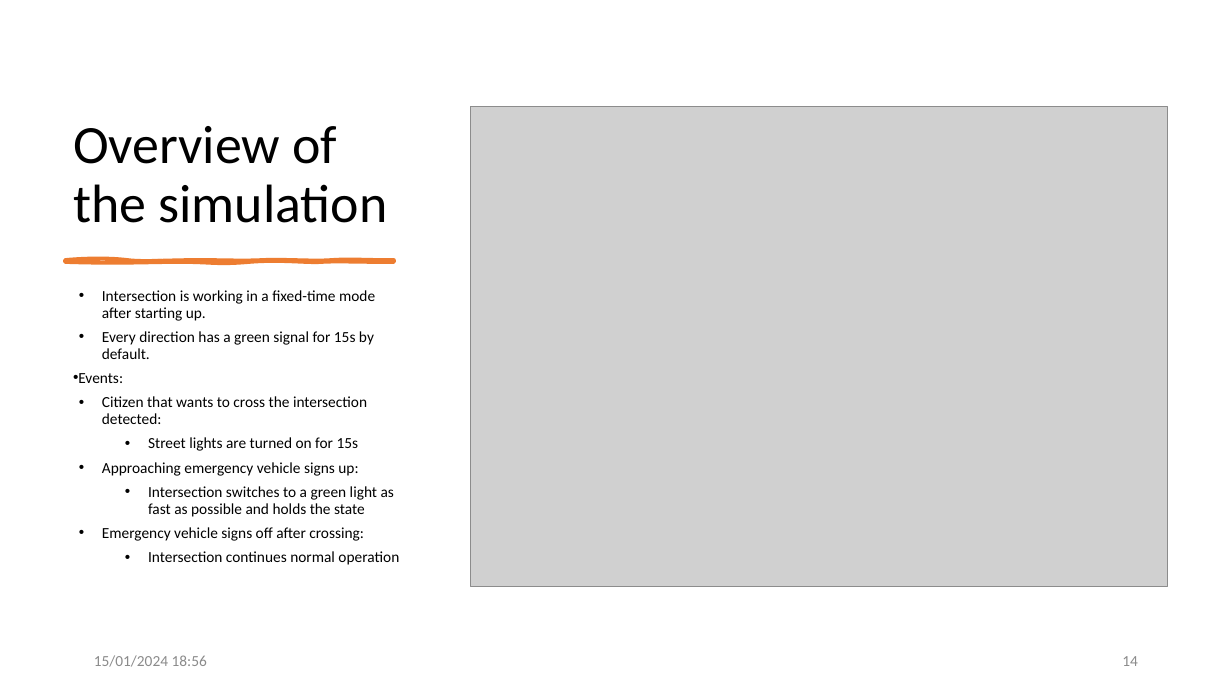
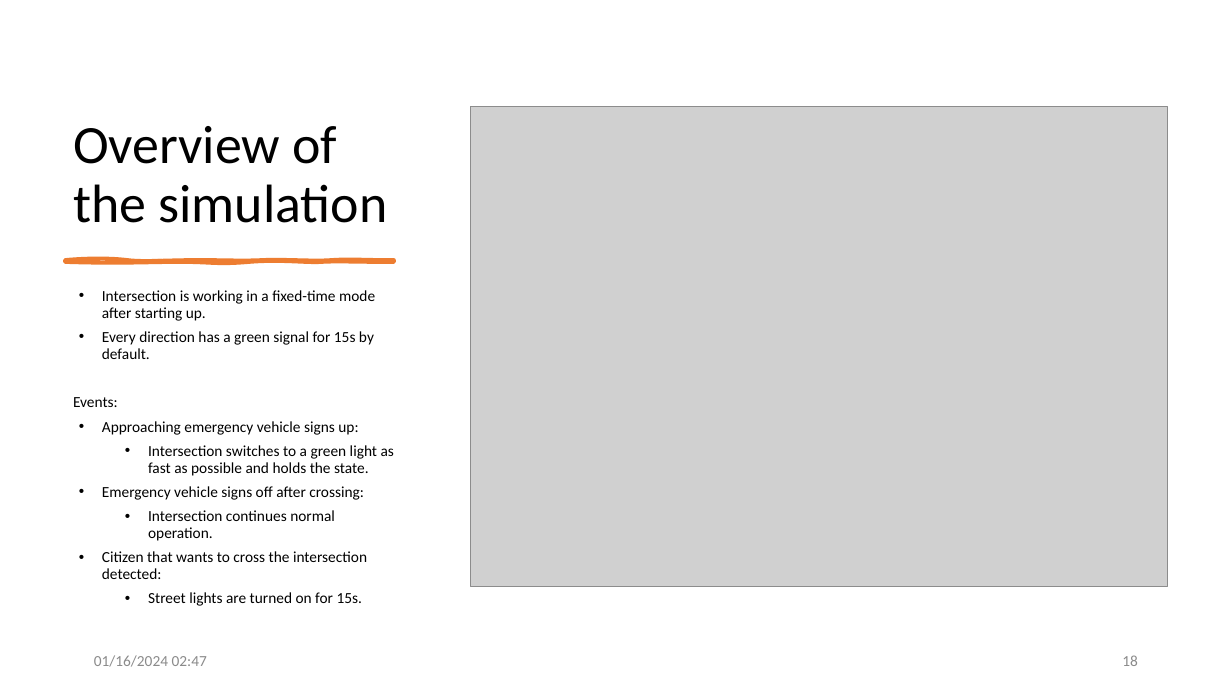
Before and after one commit to allerter/ESE-Smart-City, a slide deck: slide 18 of Requirements/Presentations/Presentation_Merge.pptx (slide 14 before the commit). Drawn at 1232x693 pixels with LibreOffice and Linux fonts; fonts in the diff are those of the drawing; grey boxes stand for pictures. Boxes give left, top, right and bottom in pixels: in the first picture for what was removed or moved away, otherwise in the second. Text is boxed around its words. In the diff, an @@ line names an element or a change of style, - is before the commit and + after.

```diff
--- a/Requirements/Presentations/Presentation_Merge.pptx
+++ b/Requirements/Presentations/Presentation_Merge.pptx
@@ text at <box>73,397,118,407</box>: bullet • to none @@
@@ text at <box>102,421,394,541</box>: paragraphs added @@
+• Approaching emergency vehicle signs up:
+  • Intersection switches to a green light as fast as possible and holds the state.
+• Emergency vehicle signs off after crossing:
+  • Intersection continues normal operation.
@@ text at <box>148,592,362,606</box>: text changed @@
-  • Street lights are turned on for 15s
-• Approaching emergency vehicle signs up:
-  • Intersection switches to a green light as fast as possible and holds the state
-• Emergency vehicle signs off after crossing:
-  • Intersection continues normal operation
+  • Street lights are turned on for 15s.
@@ text at <box>94,655,207,667</box>: text changed @@
-15/01/2024 18:56
+01/16/2024 02:47
@@ page number at <box>1122,655,1138,666</box>: text changed @@
-14
+18
```
Also in this commit, not shown: 25 other slides changed, 4 slides added, 2 other files.
